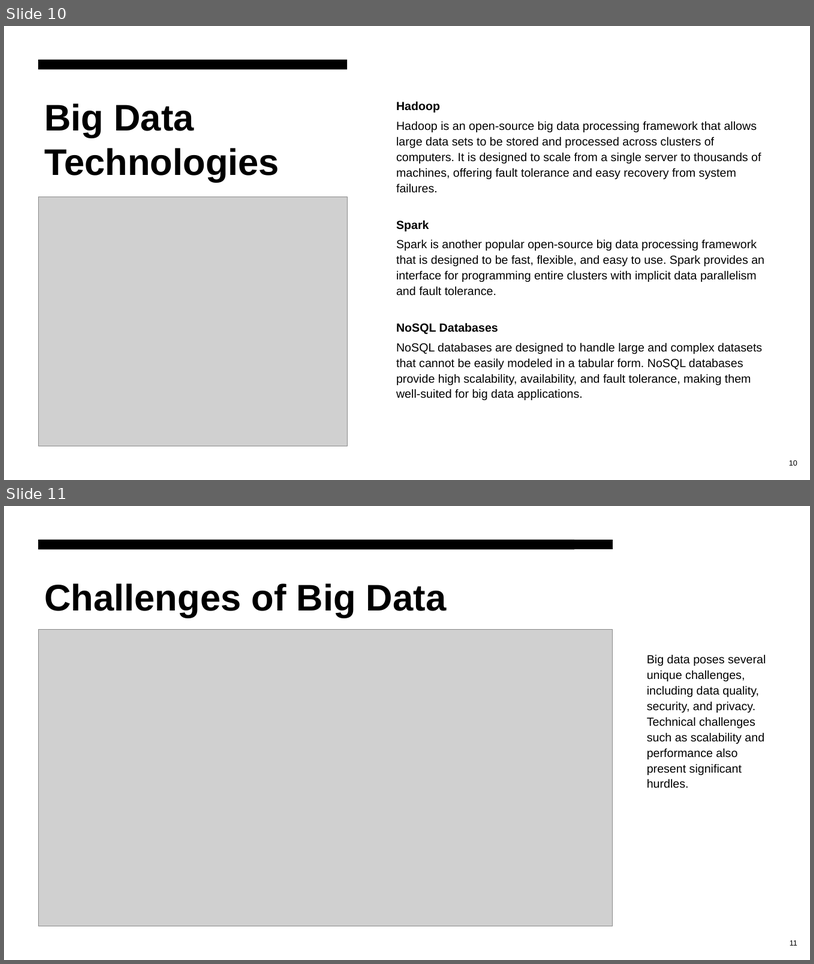
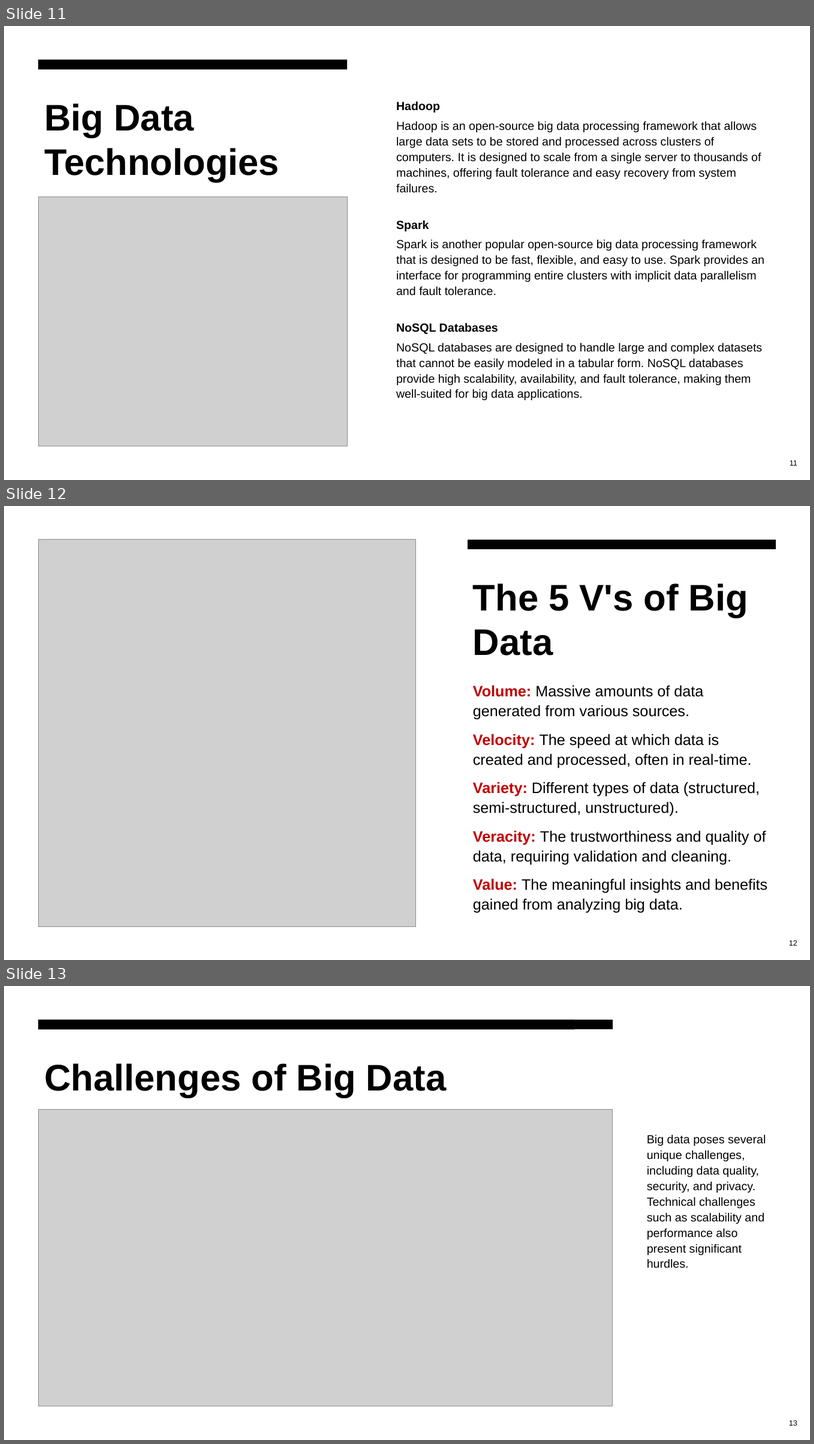
Before and after one commit to toarnabtrainer/Data_Analytics_Excel, a slide deck: Data Eco System/2-Exploring the Data Ecosystem.pptx. Shown one above the other, each under a label of ours: slides 10 and 11 before the commit, slides 11, 12 and 13 after it. The pictures are 814x964 and 814x1444 pixels, drawn with LibreOffice and Linux fonts; fonts in the diff are those of the drawing; grey boxes stand for pictures. Boxes give left, top, right and bottom in pixels: in the first picture for what was removed or moved away, otherwise in the second. Text is boxed around its words. In the diff, an @@ line names an element or a change of style, - is before the commit and + after.

Commit message:
Data Eco System Resources

```diff
--- a/Data Eco System/2-Exploring the Data Ecosystem.pptx
+++ b/Data Eco System/2-Exploring the Data Ecosystem.pptx
@@ slide 12 added at box(4, 506, 810, 960), background #FFFFFF @@
@@ rectangle added at box(4, 506, 810, 960), fill #FFFFFF @@
@@ picture added at box(38, 540, 416, 927) @@
@@ freeform shape added at box(468, 540, 777, 550), fill #000000 @@
@@ title added at box(473, 583, 749, 655), 44 pt, text #000000, bold @@
+The 5 V's of Big Data
@@ text added at box(473, 685, 768, 913), 18 pt, text #000000 @@
+Volume: Massive amounts of data generated from various sources.
+Velocity: The speed at which data is created and processed, often in real-time.
+Variety: Different types of data (structured, semi-structured, unstructured).
+Veracity: The trustworthiness and quality of data, requiring validation and cleaning.
+Value: The meaningful insights and benefits gained from analyzing big data.
@@ page number added at box(789, 940, 798, 945), 9 pt, text #000000 @@
+12
@@ what was slide 10 is now slide 11 @@
@@ page number at box(790, 460, 798, 465): text changed @@
-10
+11
@@ what was slide 11 is now slide 13 @@
@@ page number at box(789, 1420, 798, 1425): text changed @@
-11
+13
```
Also in this commit, not shown: 1 other slide added.
